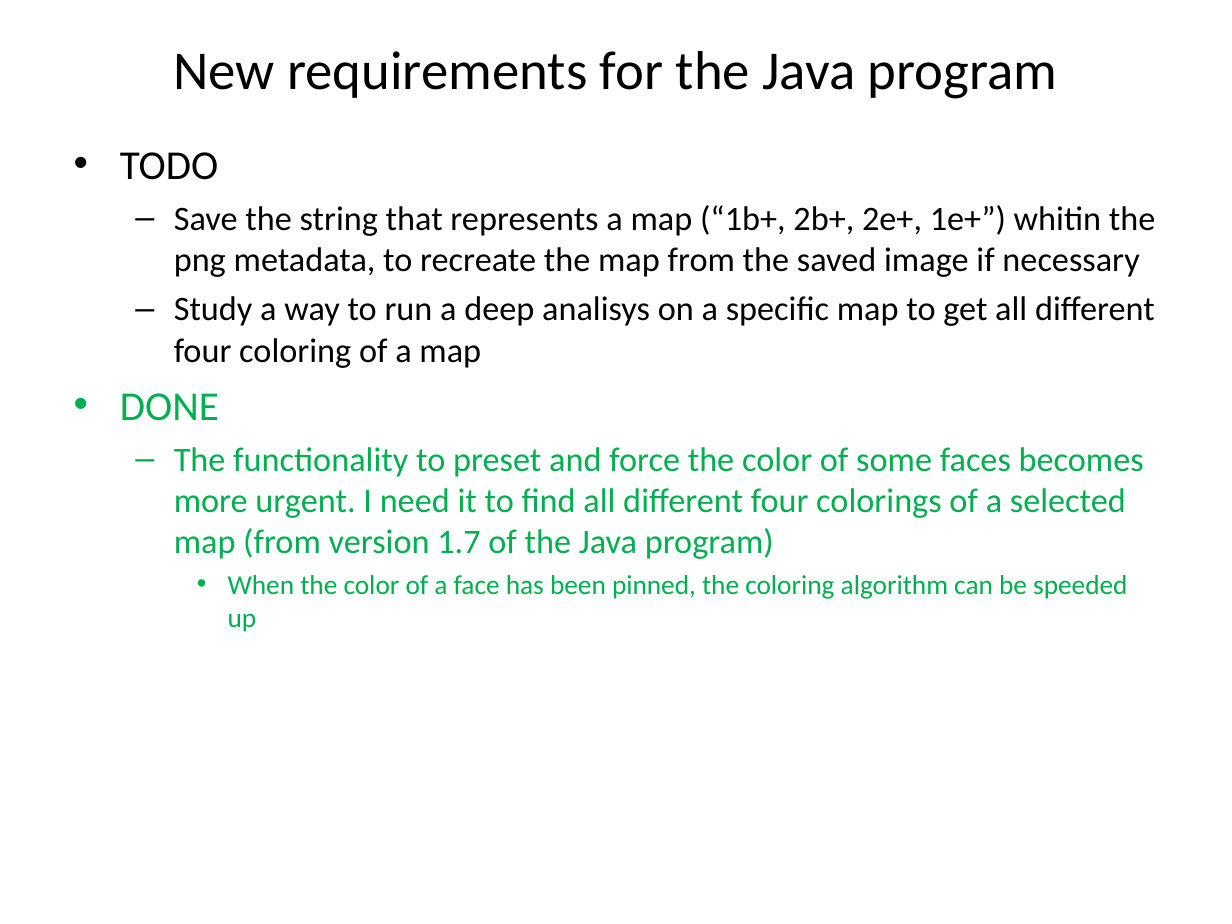
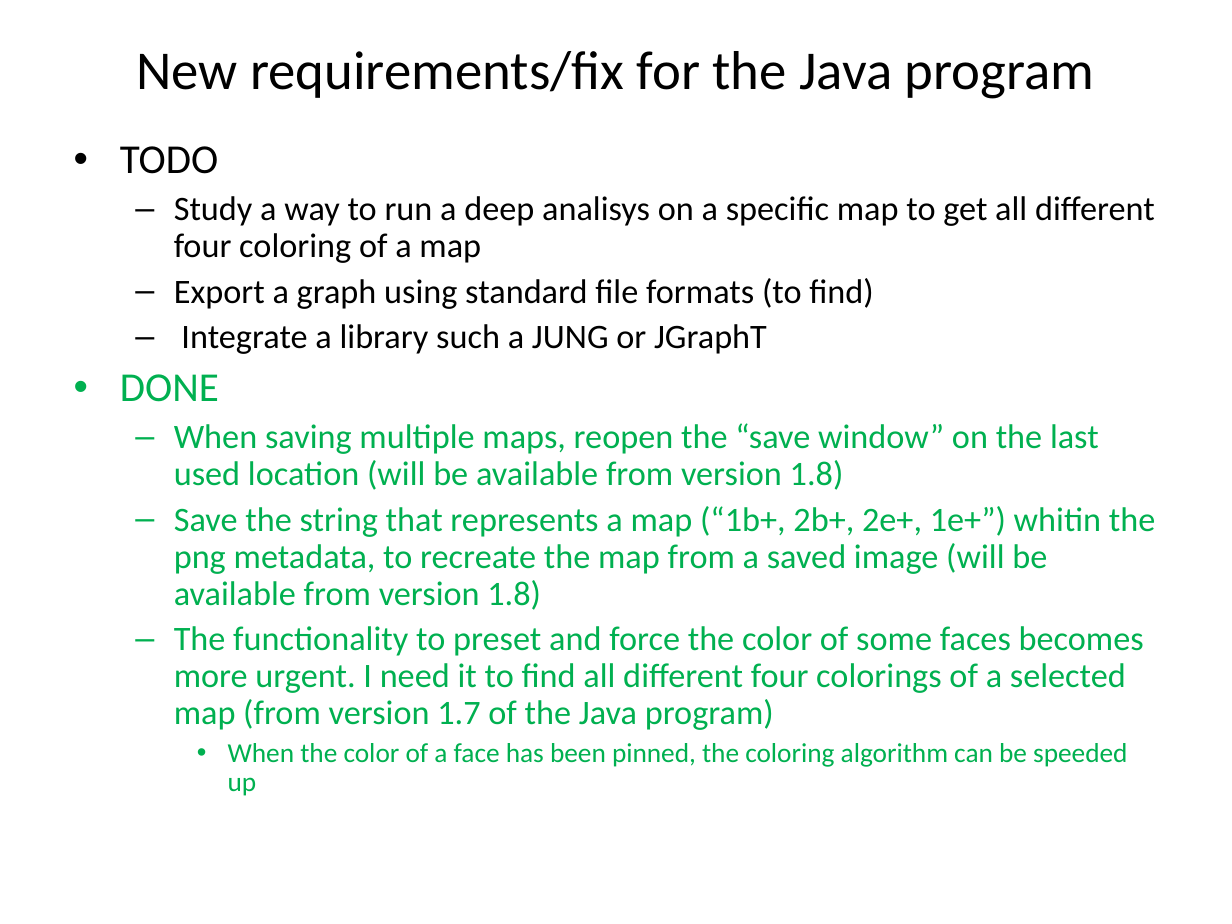
Before and after one commit to stefanutti/maps-coloring-java, a slide deck: slide 6 of ct/ct-docs/cahit-spiral-chains/spiral-chains.ppt (slide 5 before the commit). Drawn at 1232x924 pixels with LibreOffice and Linux fonts; fonts in the diff are those of the drawing. Boxes give left, top, right and bottom in pixels: in the first picture for what was removed or moved away, otherwise in the second. Text is boxed around its words. In the diff, an @@ line names an element or a change of style, - is before the commit and + after.

Commit message:
CleanUp + preparing to develop with JUNG

```diff
--- a/ct/ct-docs/cahit-spiral-chains/spiral-chains.ppt
+++ b/ct/ct-docs/cahit-spiral-chains/spiral-chains.ppt
@@ title at [136,51,1095,99]: text changed @@
-New requirements for the Java program
+New requirements/fix for the Java program
@@ text at [120,146,1155,796]: line spacing 1 to 0.9 @@
@@ text at [174,205,1155,277]: paragraph removed @@
-  – Save the string that represents a map (“1b+, 2b+, 2e+, 1e+”) whitin the png metadata, to recreate the map from the saved image if necessary
@@ text at [174,278,873,354]: paragraphs added @@
+  – Export a graph using standard file formats (to find)
+  – Integrate a library such a JUNG or JGraphT
@@ text at [174,423,1155,610]: paragraphs added @@
+  – When saving multiple maps, reopen the “save window” on the last used location (will be available from version 1.8)
+  – Save the string that represents a map (“1b+, 2b+, 2e+, 1e+”) whitin the png metadata, to recreate the map from a saved image (will be available from version 1.8)
```
Also in this commit, not shown: 9 other slides changed, 6 slides added, 7 slides removed, 54 other files.
